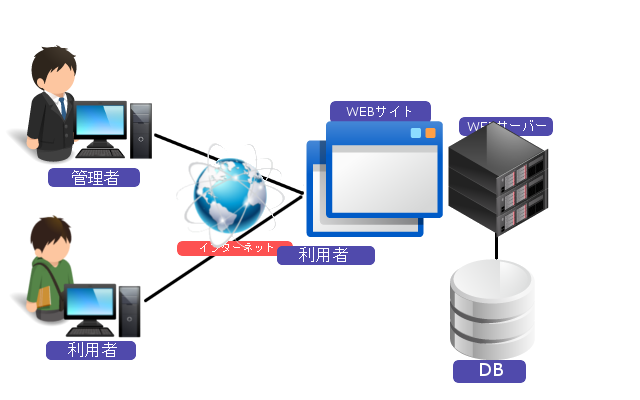
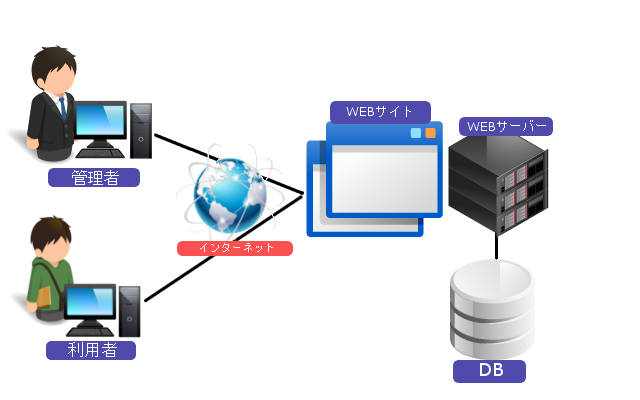
Comparing the layer stacks of the two 640 x 400 images. Changes:
painted on "レイヤー" over [209, 121, 519, 265]
added layer "internet.jpg" above "背景" over [209, 121, 519, 265]
